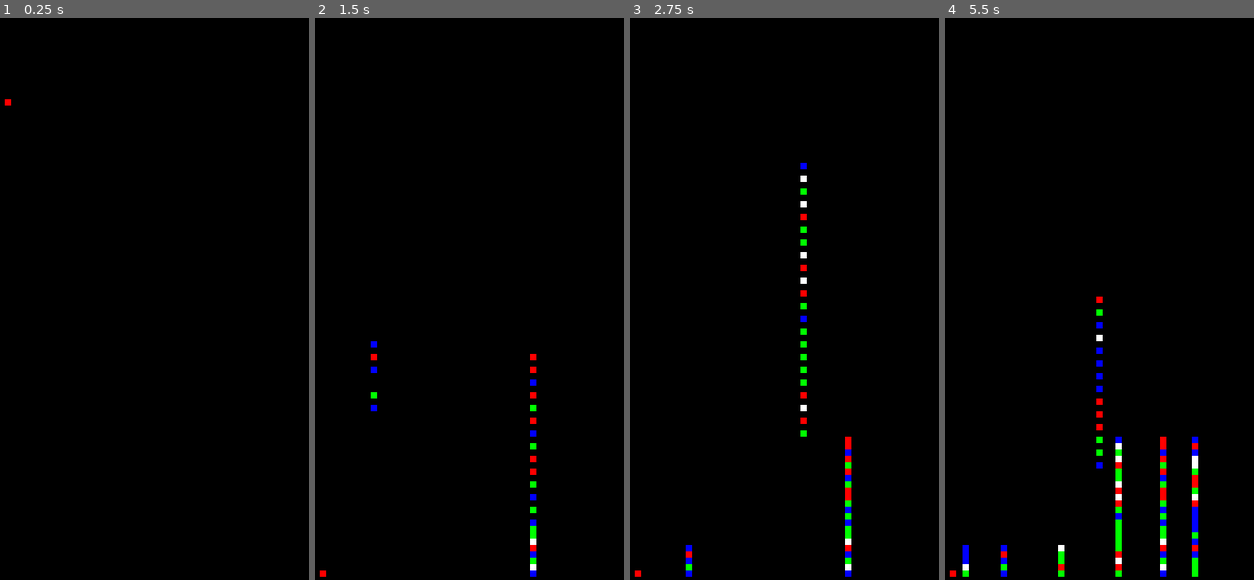
Above: before the commit, frames 1-4 (left to right).
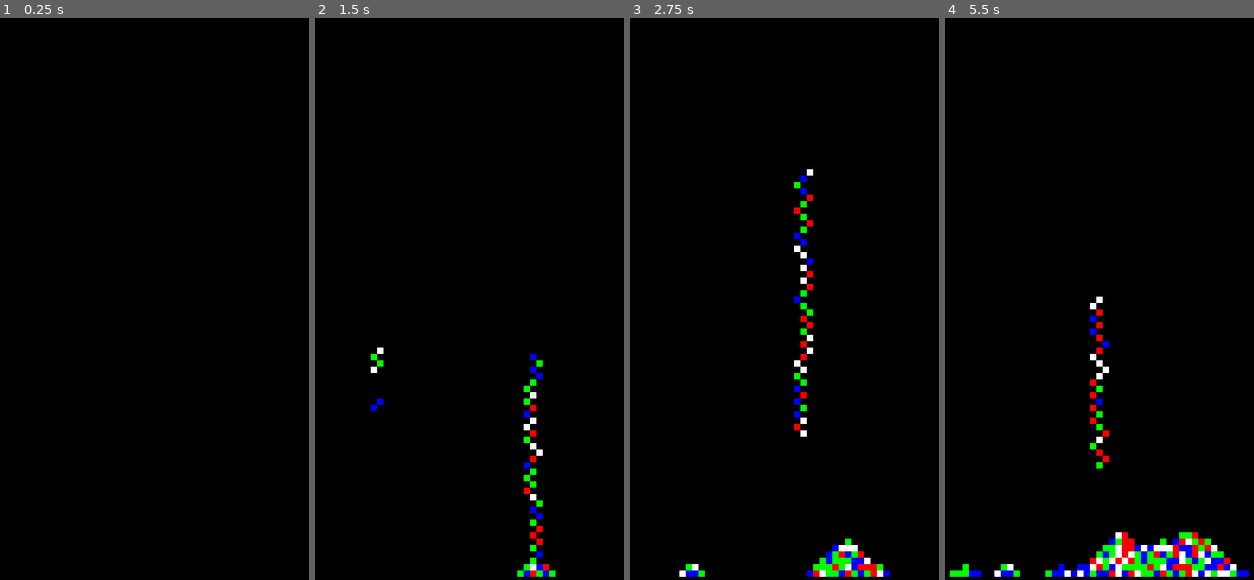
Above: after the commit, the same moments.

Repository: byronHogan1218/SandSimulator
Game: Godot game, scene res://simulator.tscn
The game is run twice, just before and just after one commit, with the same random seed, the same clock (stepped at 60 frames per second) and the same inputs.
Inputs (mouse positions are in pixels of both pictures, inside the frame that each line leads up to):
- Up to frame 1 (0.25 s): no input
- Up to frame 2 (1.5 s): tap Enter at 0.5 s; move the mouse to (534, 265) at 0.52 s; press the mouse at (534, 265) at 0.53 s; move the mouse to (373, 321) at 1.27 s; release the mouse at (373, 321) at 1.28 s; click (373, 321) at 1.35 s
- Up to frame 3 (2.75 s): move the mouse to (803, 169) at 2.02 s; press the mouse at (803, 169) at 2.03 s
- Up to frame 4 (5.5 s): move the mouse to (1062, 405) at 2.77 s; release the mouse at (1062, 405) at 2.78 s; click (1062, 405) at 2.85 s; move the mouse to (1195, 377) at 3.52 s; press the mouse at (1195, 377) at 3.53 s; move the mouse to (966, 209) at 4.27 s; release the mouse at (966, 209) at 4.28 s; click (966, 209) at 4.35 s; move the mouse to (1099, 293) at 5.02 s; press the mouse at (1099, 293) at 5.03 s

The runs differ from the first frame. In frame 1, less than 0.1% of the frame differs, in the area x 1-4%, y 14-16%; in frame 2, 1.2%; in frame 3, 2.3%; in frame 4, 5.1%, in the area x 1-99%, y 49-100%.

Commit message:
added sand piling

Diff:
--- a/SandSpawner.gd
+++ b/SandSpawner.gd
@@ -40,19 +40,9 @@
 		newSandTest.append(sandRow)
 	print("Column amount: ", windowWidth)
 	print("Row amount: ", windowHeight)
-	addSandToIndex(0,10)
-	connect("input_event", _on_input_event)
-	pass # Replace with function body.
+	pass
 
 
-# Function called when any input event occurs
-func _on_input_event(viewport, event, shape_idx):
-	# Check if the input event is a mouse button press
-	if event is InputEventMouseButton and event.pressed:
-		# Check if the pressed mouse button is the left button (BUTTON_LEFT)
-		if event.button_index == MOUSE_BUTTON_LEFT:
-
-			print("Left mouse button pressed")
 
 # Called every frame. 'delta' is the elapsed time since the previous frame.
 func _process(delta):
@@ -161,17 +151,32 @@
 
 
 func sandInIndex(row: int, column: int,sandArray) -> bool:
+	# TODO add logic here to block leaving the window trying to make sand
 	return sandArray[row][column] != null
 
 func sandShouldMoveDown(row: int, column: int,sandArray) -> bool:
 	if(row + 1 > windowHeight-1):
 		return false
-	return sandArray[row + 1][column] == null
+	return sandArray[row + 1][column] == null || sandArray[row + 1][column +1] == null || sandArray[row + 1][column -1] ==null
 
 func moveSandDown(row: int, column: int, sandArray) -> void:
+	if (sandInIndex(row +1 , column, sandArray)):
+		var direction = rng.randi_range(0,1)
+		if(direction == 0):
+			direction = -1
+		if (sandInIndex(row +1 , column + direction, sandArray)):
+			direction = direction * -1
+		sandArray[row + 1][column + direction] = sandArray[row][column]
+		sandArray[row][column] = null
+		var xposition = cellSize * (column + direction)
+		var yposition = cellSize * (row + 1)
+		print("direction: ", direction)
+		print("col ",column," new column: ", column + direction, sandArray[row + 1][column + direction])
+		sandArray[row + 1][column + direction].updatePosition(Vector2(xposition,yposition),row+1,column + direction)
+		return
+
 	sandArray[row + 1][column] = sandArray[row][column]
 	sandArray[row][column] = null
 	var xposition = cellSize * column
 	var yposition = cellSize * (row + 1)
-	var test = sandArray[row + 1][column]
 	sandArray[row + 1][column].updatePosition(Vector2(xposition,yposition),row+1,column)
